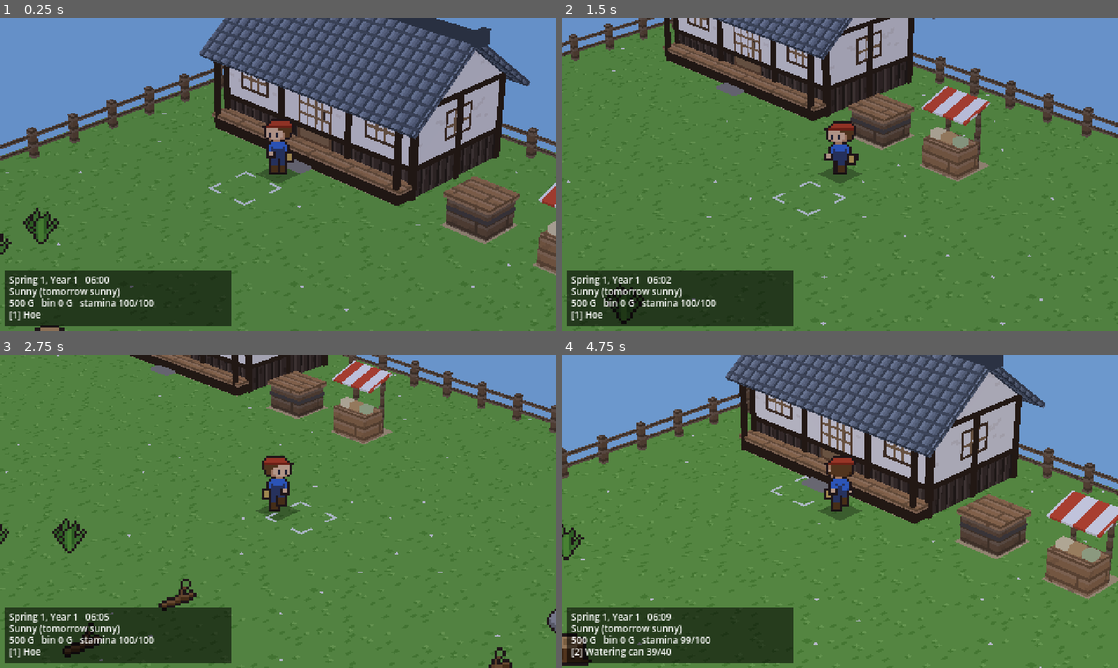
Above: before the commit, frames 1-4 (two rows, left to right).
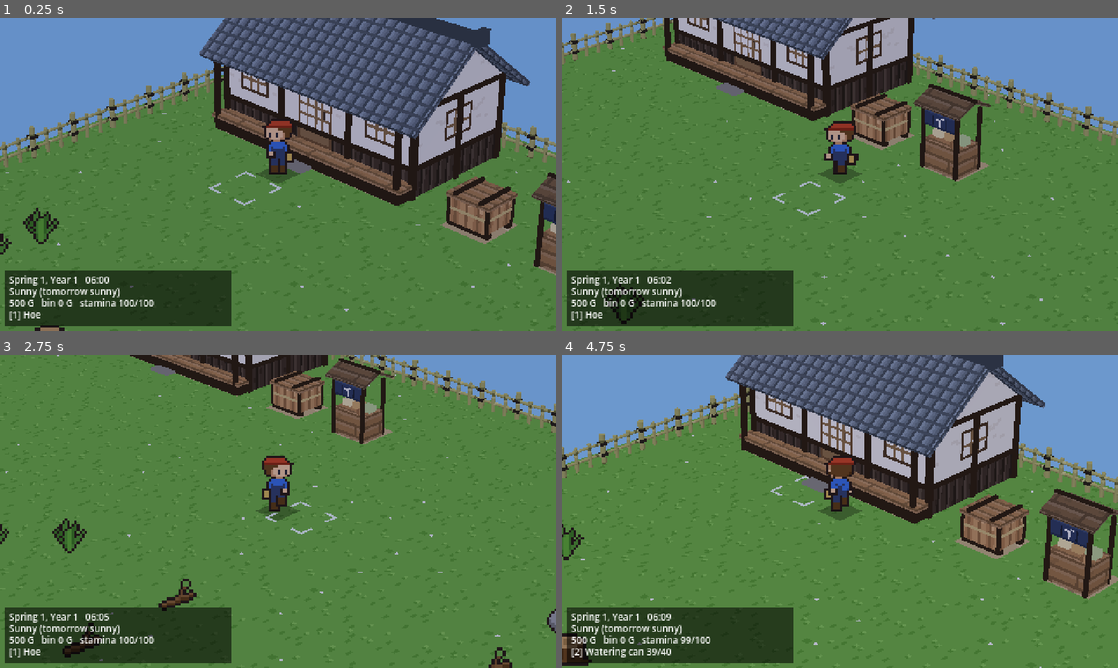
Above: after the commit, the same moments.

Repository: kitphon/son-of-harvest
Game: Godot game, scene res://scenes/main.tscn
Two runs of this game, one before a commit and one after it. Both use one fixed random seed, a clock stepped at 60 frames per second and the inputs below.
Inputs:
- Up to frame 1 (0.25 s): no input
- Up to frame 2 (1.5 s): tap Enter at 0.5 s; hold D (move_right) 0.53-1.28 s; hold Shift (run) 0.53-1.28 s; hold S (move_down) from 1.28 s (still down); tap E (interact) at 1.35 s
- Up to frame 3 (2.75 s): tap Shift (run) at 1.55, 2.3 s; release S (move_down) at 2.03 s; hold D (move_right) from 2.03 s (still down); hold Q (next_seed) from 2.03 s (still down)
- Up to frame 4 (4.75 s): release D (move_right) at 2.78 s; release Q (next_seed) at 2.78 s; hold W (move_up) 2.78-3.53 s; tap Tab (next_tool) at 2.85 s; tap Shift (run) at 3.05, 4.55 s; hold Shift (run) 3.53-4.28 s; hold A (move_left) from 3.53 s (still down); tap Space (use_tool) at 4.35 s

The runs differ from the first frame. In frame 1, 4.6% of the frame differs, in the area x 0-100%, y 14-80%; in frame 2, 5.6%; in frame 3, 3.9%; in frame 4, 6.3%, in the area x 0-100%, y 10-78%.

Commit message:
Japanese bamboo fence, roadside seed stall and cedar shipping bin
Replace the post-and-rail fence with a low bamboo lattice with rope ties,
the striped awning with a small board roof and an indigo noren, and the dark
crate with a lidded cedar box. New build:sugi|bamboo|noren surfaces; the
awning and unused stone surfaces are gone. Footprints and cells unchanged.

Agent: Claude Code (claude-opus-5-5)
Co-Authored-By: Claude Opus 5.5 <noreply@anthropic.com>

Diff:
--- a/scripts/art/placeholder_art.gd
+++ b/scripts/art/placeholder_art.gd
@@ -25,7 +25,7 @@
 			return _obstacle(parts[0])
 		"crop":     # crop:<id>:<growth 0..3>:<ripe|growing>
 			return _crop(parts[1], int(parts[2]), parts[3] == "ripe")
-		"build":    # build:<plaster|board|kawara|stone|planks|planks_dark|awning|shoji_door|shoji>
+		"build":    # build:<plaster|board|kawara|planks|planks_dark|sugi|bamboo|noren|shoji_door|shoji>
 			return _building(parts[1])
 		"ground":   # ground:<grass|tilled|wet|path>:<variant> or ground:water:<land sides mask>
 			return _ground(parts[1], int(parts[2]))
@@ -463,7 +463,7 @@
 
 ## Building surfaces, in the Japanese countryside look (see ROADMAP "Mood and tone"). The
 ## repeating ones are 16 x 16 = one world unit, laid on boxes with triplanar mapping; the
-## shoji door and window are single pictures.
+## shoji door and window and the noren are single pictures.
 static func _building(kind: String) -> Image:
 	var rng := RandomNumberGenerator.new()
 	rng.seed = hash(kind)
@@ -509,18 +509,39 @@
 			for row in 4:
 				_px(img, 0, row * 4 + 3, 16, 1, Color("444c56"))
 			return img
-		"stone":
+		"sugi":
+			# Light cedar boards standing upright, 4 px wide, with a straight reddish grain.
 			var img := _blank(16, 16)
-			img.fill(Color("5a5450"))
-			for row in 4:
-				for x in range(-4 * (row % 2), 16, 8):
-					_px(img, x + 1, row * 4 + 1, 7, 3, Color("8a827a").darkened(rng.randf() * 0.15))
-			return img
-		"awning":
+			img.fill(Color("c49464"))
+			for col in 4:
+				_px(img, col * 4 + 3, 0, 1, 16, Color("8e6440"))
+				_px(img, col * 4 + rng.randi_range(0, 2), 0, 1, 16, Color("b07e52"))
+				_px(img, col * 4, rng.randi_range(0, 12), 1, 4, Color("d8ac7c"))
+			return img
+		"bamboo":
+			# Dry bamboo for canes and posts laid along texture v: yellow-green with a lit
+			# stripe and a dark node ring every half unit.
 			var img := _blank(16, 16)
-			img.fill(Color("f2ece0"))
-			for x in range(0, 16, 8):
-				_px(img, x, 0, 4, 16, Color("c8452c"))
+			img.fill(Color("a8a464"))
+			for x in [2, 9]:
+				_px(img, x, 0, 2, 16, Color("c8c488"))
+			_px(img, 13, 0, 1, 16, Color("8a8650"))
+			for y in [5, 13]:
+				_px(img, 0, y, 16, 1, Color("6a6a3a"))
+				_px(img, 0, y + 1, 16, 1, Color("bcb87c"))
+			return img
+		"noren":
+			# 21 x 8 shop curtain: indigo cloth in three panels (dark slits), a white sprout
+			# mark on the middle one, a lighter hem.
+			var img := _blank(21, 8)
+			img.fill(Color("2c3a5e"))
+			for x in [6, 14]:
+				_px(img, x, 2, 1, 6, Color("161e32"))
+			_px(img, 0, 0, 21, 1, Color("3a4a72"))
+			_px(img, 10, 3, 1, 4, Color("eeeae0"))
+			_px(img, 8, 3, 2, 1, Color("eeeae0"))
+			_px(img, 11, 2, 2, 1, Color("eeeae0"))
+			_px(img, 0, 7, 21, 1, Color("222d4a"))
 			return img
 		"shoji_door":
 			# 16 x 24 sliding door: wooden frame, paper panes in a lattice, wooden kick panel.
--- a/scripts/world3d/farm_world.gd
+++ b/scripts/world3d/farm_world.gd
@@ -110,22 +110,51 @@
 ## so doors and windows go on those faces.
 func _make_buildings() -> void:
 	_make_house()
-	var planks := surface_material("build:planks")
+	_make_bin()
+	_make_stand()
+	_make_fence()
+
+
+## Shipping bin (cell 8, 3): a lidded cedar box on two runners, dark corner battens, a straw
+## rope tied round its middle and two battens across the lid.
+func _make_bin() -> void:
+	var timber := flat_material(Color("2e221a"))
+	for z in [3.2, 3.8]:
+		_box(Vector3(0.9, 0.08, 0.12), Vector3(8.5, 0.04, z), timber)
+	_box(Vector3(0.84, 0.5, 0.74), Vector3(8.5, 0.33, 3.5), surface_material("build:sugi"))
+	for x in [8.08, 8.92]:
+		for z in [3.13, 3.87]:
+			_box(Vector3(0.06, 0.5, 0.06), Vector3(x, 0.33, z), timber)
+	_box(Vector3(0.87, 0.05, 0.77), Vector3(8.5, 0.36, 3.5), flat_material(Color("c8b078")))   # rope
+	_box(Vector3(0.94, 0.08, 0.84), Vector3(8.5, 0.62, 3.5), surface_material("build:planks"))
+	for x in [8.22, 8.78]:
+		_box(Vector3(0.08, 0.05, 0.86), Vector3(x, 0.685, 3.5), timber)
+
+
+## Seed stand (cell 10, 3): a roadside stall with a small board gable roof on four posts, an
+## indigo noren under the front eave, the seed sacks and a little honesty box on the counter.
+func _make_stand() -> void:
+	var timber := flat_material(Color("2e221a"))
+	_box(Vector3(0.9, 0.6, 0.6), Vector3(10.5, 0.3, 3.65), surface_material("build:planks"))
+	for x in [10.08, 10.92]:
+		for z in [3.32, 3.98]:
+			_box(Vector3(0.07, 1.32, 0.07), Vector3(x, 0.66, z), timber)
+	_box(Vector3(0.92, 0.06, 0.06), Vector3(10.5, 1.29, 3.98), timber)   # noren beam
+	# Gable roof, ridge along x at z 3.65; the eaves end at 1.32 high, z 3.2 / 4.1.
 	var dark := surface_material("build:planks_dark")
-	# Shipping bin (cell 8, 3): a dark crate with a lid and a band.
-	_box(Vector3(0.9, 0.55, 0.8), Vector3(8.5, 0.275, 3.5), dark)
-	_box(Vector3(1.0, 0.1, 0.9), Vector3(8.5, 0.6, 3.5), planks)
-	_box(Vector3(0.92, 0.08, 0.82), Vector3(8.5, 0.35, 3.5), flat_material(Color("4a4440")))
-	# Seed stand (cell 10, 3): counter, two posts, a striped awning, seed sacks on top.
-	_box(Vector3(0.9, 0.6, 0.6), Vector3(10.5, 0.3, 3.65), planks)
-	for x in [10.12, 10.88]:
-		_box(Vector3(0.08, 1.3, 0.08), Vector3(x, 0.65, 3.3), dark)
-	_box(Vector3(1.1, 0.05, 0.75), Vector3(10.5, 1.3, 3.55), surface_material("build:awning"),
-		Vector3(deg_to_rad(18), 0, 0))
+	var half := 0.45
+	var rise := 0.2
+	var slope := atan2(rise, half)
+	var length := Vector2(half, rise).length() + 0.06
+	for side in [1, -1]:
+		var center := Vector3(10.5, 1.32 + rise / 2 + 0.03, 3.65 + side * half / 2)
+		_box(Vector3(1.12, 0.05, length), center, dark, Vector3(slope * side, 0, 0))
+	_box(Vector3(1.16, 0.06, 0.08), Vector3(10.5, 1.32 + rise + 0.05, 3.65), timber)
+	_picture("build:noren", Vector2(0.84, 0.32), Vector3(10.5, 1.1, 4.0))
 	var sacks := [Color("e8d8a8"), Color("c9a26b"), Color("b8c890")]
 	for i in 3:
-		_box(Vector3(0.22, 0.14, 0.22), Vector3(10.22 + i * 0.28, 0.67, 3.7), flat_material(sacks[i]))
-	_make_fence(dark)
+		_box(Vector3(0.22, 0.14, 0.22), Vector3(10.22 + i * 0.28, 0.67, 3.62), flat_material(sacks[i]))
+	_box(Vector3(0.14, 0.12, 0.1), Vector3(10.78, 0.66, 3.88), surface_material("build:sugi"))
 
 
 ## A small Japanese farmhouse on cells x 2..6, z 1..3: dark board skirting under white
@@ -184,34 +213,85 @@
 	_picture("build:shoji", Vector2(0.8, 0.6), Vector3(7.005, 1.2, mid), 90)
 
 
-## Post and rail fence along the border cells: a post per cell (one MultiMesh), two rails a side.
-func _make_fence(mat: Material) -> void:
+## Many copies of one mesh in a single MultiMesh.
+func _multi(mesh: Mesh, transforms: Array[Transform3D], mat: Material) -> void:
+	var mm := MultiMesh.new()
+	mm.transform_format = MultiMesh.TRANSFORM_3D
+	mm.mesh = mesh
+	mm.instance_count = transforms.size()
+	for i in transforms.size():
+		mm.set_instance_transform(i, transforms[i])
+	var mmi := MultiMeshInstance3D.new()
+	mmi.multimesh = mm
+	mmi.material_override = mat
+	add_child(mmi)
+
+
+## A low bamboo lattice fence (yotsume-gaki look) along the border cells: a thick bamboo post
+## per cell, thin canes standing between the posts, two cross canes a side, and dark rope ties
+## where the cross canes meet the posts. Its line runs through the border cells' middles.
+func _make_fence() -> void:
 	var w := float(FarmGrid.W)
 	var h := float(FarmGrid.H)
-	var spots: Array[Vector3] = []
+	var bamboo := surface_material("build:bamboo")
+	var line: Array[Vector2] = []      # (x, z) of every post
 	for x in FarmGrid.W:
-		spots.append(Vector3(x + 0.5, 0.3, 0.5))
-		spots.append(Vector3(x + 0.5, 0.3, h - 0.5))
+		line.append(Vector2(x + 0.5, 0.5))
+		line.append(Vector2(x + 0.5, h - 0.5))
 	for z in range(1, FarmGrid.H - 1):
-		spots.append(Vector3(0.5, 0.3, z + 0.5))
-		spots.append(Vector3(w - 0.5, 0.3, z + 0.5))
-	var post := BoxMesh.new()
-	post.size = Vector3(0.14, 0.6, 0.14)
-	var mm := MultiMesh.new()
-	mm.transform_format = MultiMesh.TRANSFORM_3D
-	mm.mesh = post
-	mm.instance_count = spots.size()
-	for i in spots.size():
-		mm.set_instance_transform(i, Transform3D(Basis(), spots[i]))
-	var posts := MultiMeshInstance3D.new()
-	posts.multimesh = mm
-	posts.material_override = mat
-	add_child(posts)
-	for y in [0.22, 0.46]:
-		_box(Vector3(w - 1, 0.07, 0.05), Vector3(w / 2, y, 0.5), mat)
-		_box(Vector3(w - 1, 0.07, 0.05), Vector3(w / 2, y, h - 0.5), mat)
-		_box(Vector3(0.05, 0.07, h - 1), Vector3(0.5, y, h / 2), mat)
-		_box(Vector3(0.05, 0.07, h - 1), Vector3(w - 0.5, y, h / 2), mat)
+		line.append(Vector2(0.5, z + 0.5))
+		line.append(Vector2(w - 0.5, z + 0.5))
+	var posts: Array[Transform3D] = []
+	var ties: Array[Transform3D] = []
+	for p in line:
+		posts.append(Transform3D(Basis(), Vector3(p.x, 0.32, p.y)))
+		for y in [0.2, 0.44]:
+			ties.append(Transform3D(Basis(), Vector3(p.x, y, p.y)))
+	# Thin canes a third of a cell apart along each side, skipping the post spots.
+	var canes: Array[Transform3D] = []
+	for i in range(1, (FarmGrid.W - 1) * 3):
+		if i % 3 != 0:
+			for z in [0.5, h - 0.5]:
+				canes.append(Transform3D(Basis(), Vector3(0.5 + i / 3.0, 0.26, z)))
+	for i in range(1, (FarmGrid.H - 1) * 3):
+		if i % 3 != 0:
+			for x in [0.5, w - 0.5]:
+				canes.append(Transform3D(Basis(), Vector3(x, 0.26, 0.5 + i / 3.0)))
+	var post := CylinderMesh.new()
+	post.top_radius = 0.06
+	post.bottom_radius = 0.06
+	post.height = 0.64
+	post.radial_segments = 8
+	_multi(post, posts, bamboo)
+	var cane := CylinderMesh.new()
+	cane.top_radius = 0.045
+	cane.bottom_radius = 0.045
+	cane.height = 0.52
+	cane.radial_segments = 6
+	_multi(cane, canes, bamboo)
+	var tie := BoxMesh.new()
+	tie.size = Vector3(0.15, 0.06, 0.15)
+	_multi(tie, ties, flat_material(Color("2a2420")))
+	# Cross canes: cylinders lying along x (front / back) and along z (left / right).
+	for y in [0.2, 0.44]:
+		for z in [0.5, h - 0.5]:
+			_rail(w - 1, Vector3(w / 2, y, z), Vector3(0, 0, PI / 2), bamboo)
+		for x in [0.5, w - 0.5]:
+			_rail(h - 1, Vector3(x, y, h / 2), Vector3(PI / 2, 0, 0), bamboo)
+
+
+func _rail(length: float, center: Vector3, rot: Vector3, mat: Material) -> void:
+	var m := CylinderMesh.new()
+	m.top_radius = 0.035
+	m.bottom_radius = 0.035
+	m.height = length
+	m.radial_segments = 6
+	var mi := MeshInstance3D.new()
+	mi.mesh = m
+	mi.material_override = mat
+	mi.position = center
+	mi.rotation = rot
+	add_child(mi)
 
 
 func _rebuild_objects() -> void:
--- a/tests/test_farm.gd
+++ b/tests/test_farm.gd
@@ -127,9 +127,10 @@
 			and not img.detect_alpha(), "%s: full opaque 16 x 16" % key)
 
 	# Building surfaces: repeating ones are one world unit (16 x 16), all opaque, none missing.
-	for kind in ["plaster", "board", "kawara", "stone", "planks", "planks_dark", "awning", "shoji_door", "shoji"]:
+	for kind in ["plaster", "board", "kawara", "planks", "planks_dark", "sugi", "bamboo",
+			"noren", "shoji_door", "shoji"]:
 		var img := PlaceholderArt.tex("build:" + kind).get_image()
-		var tiled: bool = not kind.begins_with("shoji")
+		var tiled: bool = not (kind.begins_with("shoji") or kind == "noren")
 		check(not img.detect_alpha() and img.get_pixel(0, 0) != Color("ff00ff")
 			and (img.get_size() == Vector2i(16, 16) or not tiled), "build:%s drawn" % kind)
 
Not shown, changed: ROADMAP.md
Not shown, changed: WORKLOG.md
